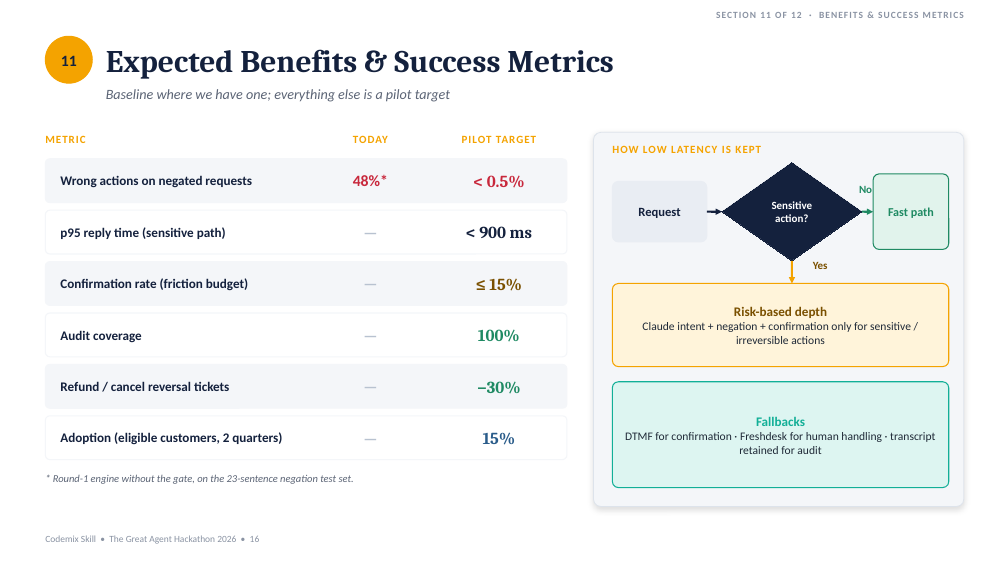
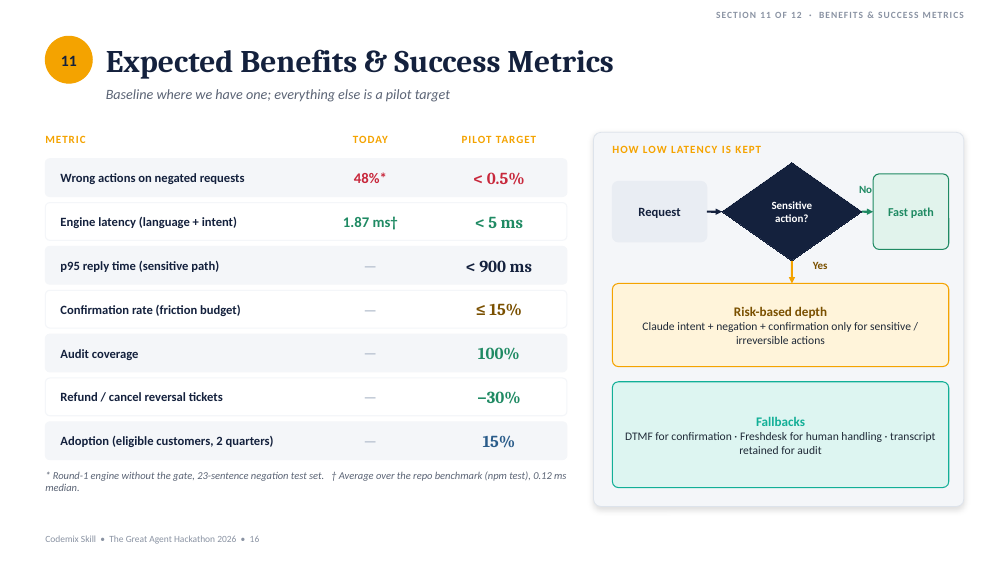
Before and after one commit to ramanathanmani/great-agent-hackathon-2026, a slide deck: slide 16 of docs/presentation/CodemixSkill-Final-Round.pptx. Drawn at 1008x567 pixels with LibreOffice and Linux fonts; fonts in the diff are those of the drawing. Boxes give left, top, right and bottom in pixels: in the first picture for what was removed or moved away, otherwise in the second. Text is boxed around its words. In the diff, an @@ line names an element or a change of style, - is before the commit and + after.

```diff
--- a/docs/presentation/CodemixSkill-Final-Round.pptx
+++ b/docs/presentation/CodemixSkill-Final-Round.pptx
@@ rounded rectangle: place and size @@
-rounded rectangle at bbox=[45, 159, 567, 203]
+rounded rectangle at bbox=[45, 159, 567, 197]
@@ rounded rectangle: place and size @@
-rounded rectangle at bbox=[45, 210, 567, 254]
+rounded rectangle at bbox=[45, 203, 567, 240]
@@ text added at bbox=[60, 217, 237, 228], 12 pt, text #14213D, bold @@
+Engine latency (language + intent)
@@ text added at bbox=[343, 216, 398, 230], 14 pt, text #1F8A63, bold @@
+1.87 ms†
@@ text added at bbox=[488, 216, 523, 228], 16 pt, text #1F8A63, bold @@
+< 5 ms
@@ rounded rectangle: place and size @@
-rounded rectangle at bbox=[45, 262, 567, 306]
+rounded rectangle at bbox=[45, 247, 567, 284]
@@ size 12.5 to 12 pt in 6 elements at bbox=[60, 173, 245, 184], bbox=[60, 436, 274, 447], bbox=[60, 392, 223, 401], bbox=[60, 349, 139, 360], bbox=[60, 305, 241, 316], bbox=[60, 261, 219, 272] @@
@@ text "p95 reply time (sensitive path)": place and size @@
-text "p95 reply time (sensitive path)" at bbox=[60, 227, 226, 239]
+text "p95 reply time (sensitive path)" at bbox=[60, 261, 219, 272]
@@ text "—": place and size @@
-text "—" at bbox=[310, 262, 431, 306]
+text "—" at bbox=[310, 247, 431, 284]
@@ text "< 900 ms": place and size @@
-text "< 900 ms" at bbox=[479, 226, 532, 238]
+text "< 900 ms" at bbox=[479, 260, 532, 272]
@@ rounded rectangle: place and size @@
-rounded rectangle at bbox=[45, 313, 567, 357]
+rounded rectangle at bbox=[45, 290, 567, 328]
@@ text "Confirmation rate (friction budget)": place and size @@
-text "Confirmation rate (friction budget)" at bbox=[60, 278, 248, 291]
+text "Confirmation rate (friction budget)" at bbox=[60, 305, 241, 316]
@@ size 15 to 14 pt in 6 elements at bbox=[354, 172, 387, 183], bbox=[310, 422, 431, 460], bbox=[310, 378, 431, 416], bbox=[310, 247, 431, 284], bbox=[310, 334, 431, 372], bbox=[310, 290, 431, 328] @@
@@ text "—": place and size @@
-text "—" at bbox=[310, 210, 431, 254]
+text "—" at bbox=[310, 290, 431, 328]
@@ text "≤ 15%": place and size @@
-text "≤ 15%" at bbox=[489, 278, 522, 291]
+text "≤ 15%" at bbox=[489, 303, 522, 316]
@@ rounded rectangle: place and size @@
-rounded rectangle at bbox=[45, 364, 567, 408]
+rounded rectangle at bbox=[45, 334, 567, 372]
@@ text "Audit coverage": place and size @@
-text "Audit coverage" at bbox=[60, 330, 142, 342]
+text "Audit coverage" at bbox=[60, 349, 139, 360]
@@ text "—": place and size @@
-text "—" at bbox=[310, 313, 431, 357]
+text "—" at bbox=[310, 334, 431, 372]
@@ text "100%": place and size @@
-text "100%" at bbox=[478, 329, 520, 342]
+text "100%" at bbox=[478, 347, 520, 360]
@@ proportions changed in 6 elements at bbox=[45, 159, 567, 197], bbox=[45, 203, 567, 240], bbox=[45, 247, 567, 284], bbox=[45, 290, 567, 328], bbox=[45, 334, 567, 372], bbox=[45, 378, 567, 416] @@
@@ rounded rectangle: place and size @@
-rounded rectangle at bbox=[45, 416, 567, 460]
+rounded rectangle at bbox=[45, 378, 567, 416]
@@ text "Refund / cancel reversal tickets": place and size @@
-text "Refund / cancel reversal tickets" at bbox=[60, 381, 229, 391]
+text "Refund / cancel reversal tickets" at bbox=[60, 392, 223, 401]
@@ text "—": place and size @@
-text "—" at bbox=[310, 364, 431, 408]
+text "—" at bbox=[310, 378, 431, 416]
@@ text "−30%": place and size @@
-text "−30%" at bbox=[477, 381, 521, 394]
+text "−30%" at bbox=[477, 391, 521, 404]
@@ rounded rectangle added at bbox=[45, 422, 567, 460], fill #F4F6F9, outline #F4F6F9 1 pt @@
@@ text at bbox=[45, 471, 566, 491]: text changed @@
-* Round-1 engine without the gate, on the 23-sentence negation test set.
+* Round-1 engine without the gate, 23-sentence negation test set. † Average over the repo benchmark (npm test), 0.12 ms median.
```
Also in this commit, not shown: 6 other slides changed, 2 other files.
